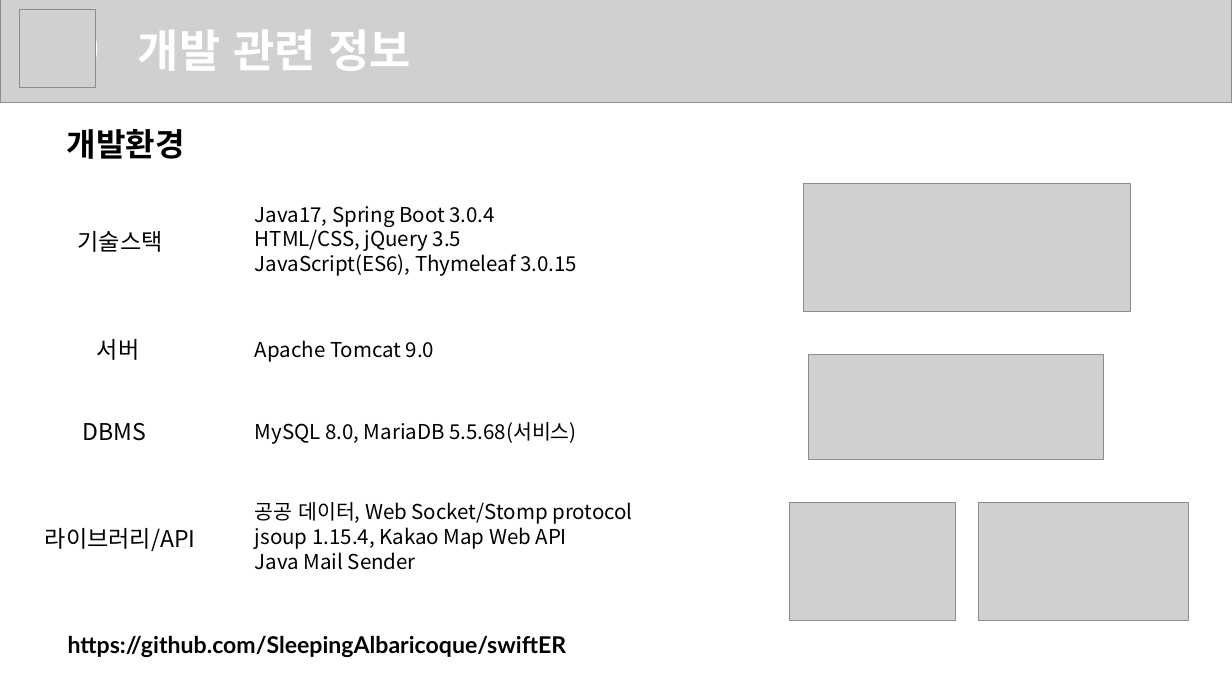
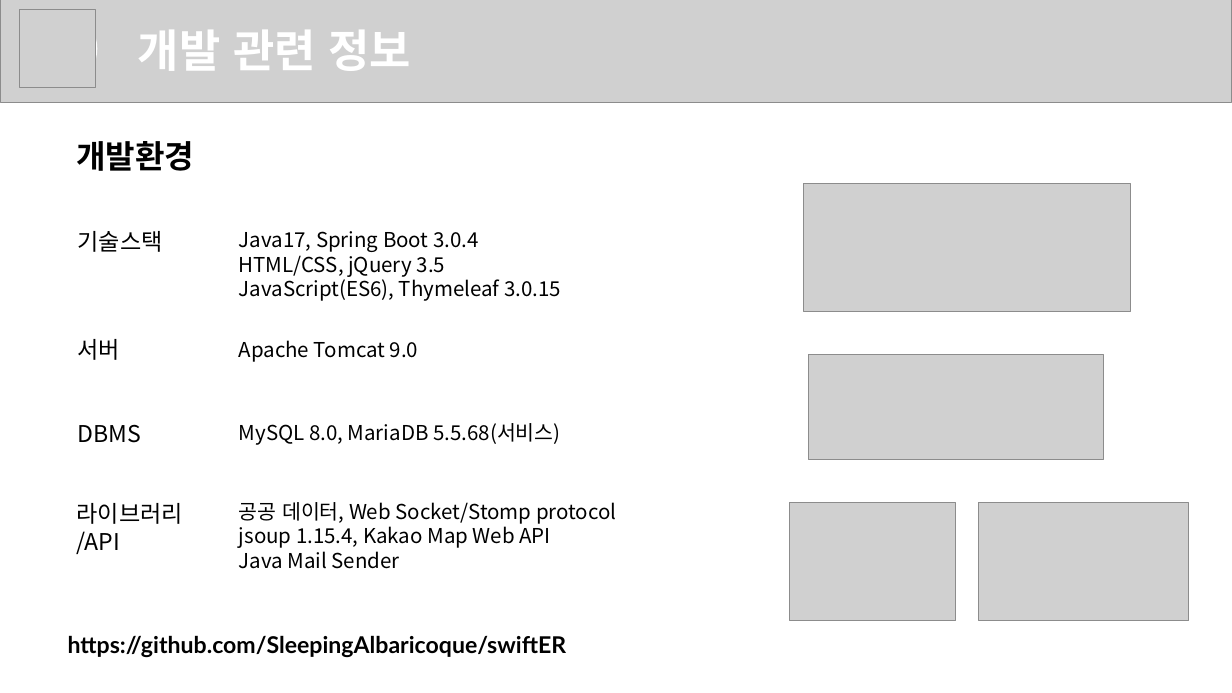
Before and after one commit to SleepingAlbaricoque/swiftER, a slide deck: slide 3 of swiftER 발표 보고서.pptx. Drawn at 1232x693 pixels with LibreOffice and Linux fonts; fonts in the diff are those of the drawing; grey boxes stand for pictures. Boxes give left, top, right and bottom in pixels: in the first picture for what was removed or moved away, otherwise in the second. Text is boxed around its words. In the diff, an @@ line names an element or a change of style, - is before the commit and + after.

```diff
--- a/swiftER 발표 보고서.pptx
+++ b/swiftER 발표 보고서.pptx
@@ text "개발환경": place and size @@
-text "개발환경" at box(67, 129, 185, 159)
+text "개발환경" at box(77, 141, 195, 171)
@@ text "Java17, Spring Boot 3.0.4": place and size @@
-text "Java17, Spring Boot 3.0.4" at box(255, 206, 577, 276)
+text "Java17, Spring Boot 3.0.4" at box(239, 231, 561, 301)
@@ text "서버": place and size @@
-text "서버" at box(97, 339, 140, 360)
+text "서버" at box(78, 339, 121, 360)
@@ text "Apache Tomcat 9.0": place and size @@
-text "Apache Tomcat 9.0" at box(255, 340, 434, 362)
+text "Apache Tomcat 9.0" at box(239, 340, 418, 362)
@@ text "DBMS": place and size @@
-text "DBMS" at box(82, 422, 146, 441)
+text "DBMS" at box(78, 424, 142, 443)
@@ text "MySQL 8.0, MariaDB 5.5.68(서비스)": place and size @@
-text "MySQL 8.0, MariaDB 5.5.68(서비스)" at box(255, 422, 576, 444)
+text "MySQL 8.0, MariaDB 5.5.68(서비스)" at box(239, 423, 560, 445)
@@ text at box(77, 503, 183, 554): text changed @@
-라이브러리/API
+라이브러리
+/API
@@ text "공공 데이터, Web Socket/Stomp protocol": place and size @@
-text "공공 데이터, Web Socket/Stomp protocol" at box(255, 502, 632, 570)
+text "공공 데이터, Web Socket/Stomp protocol" at box(239, 502, 616, 569)
```
Also in this commit, not shown: 3 other slides changed, 1 slide added, 1 slide removed.
